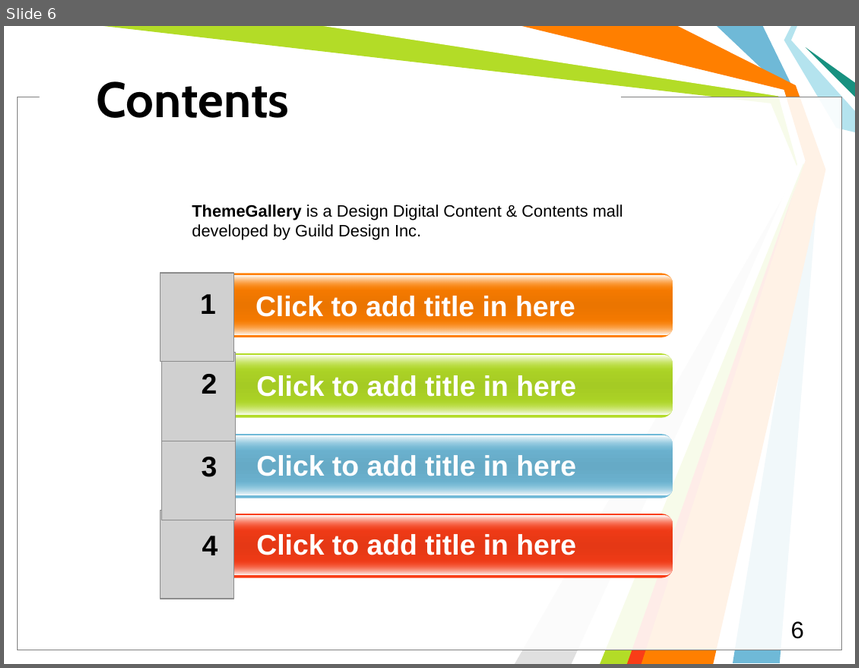
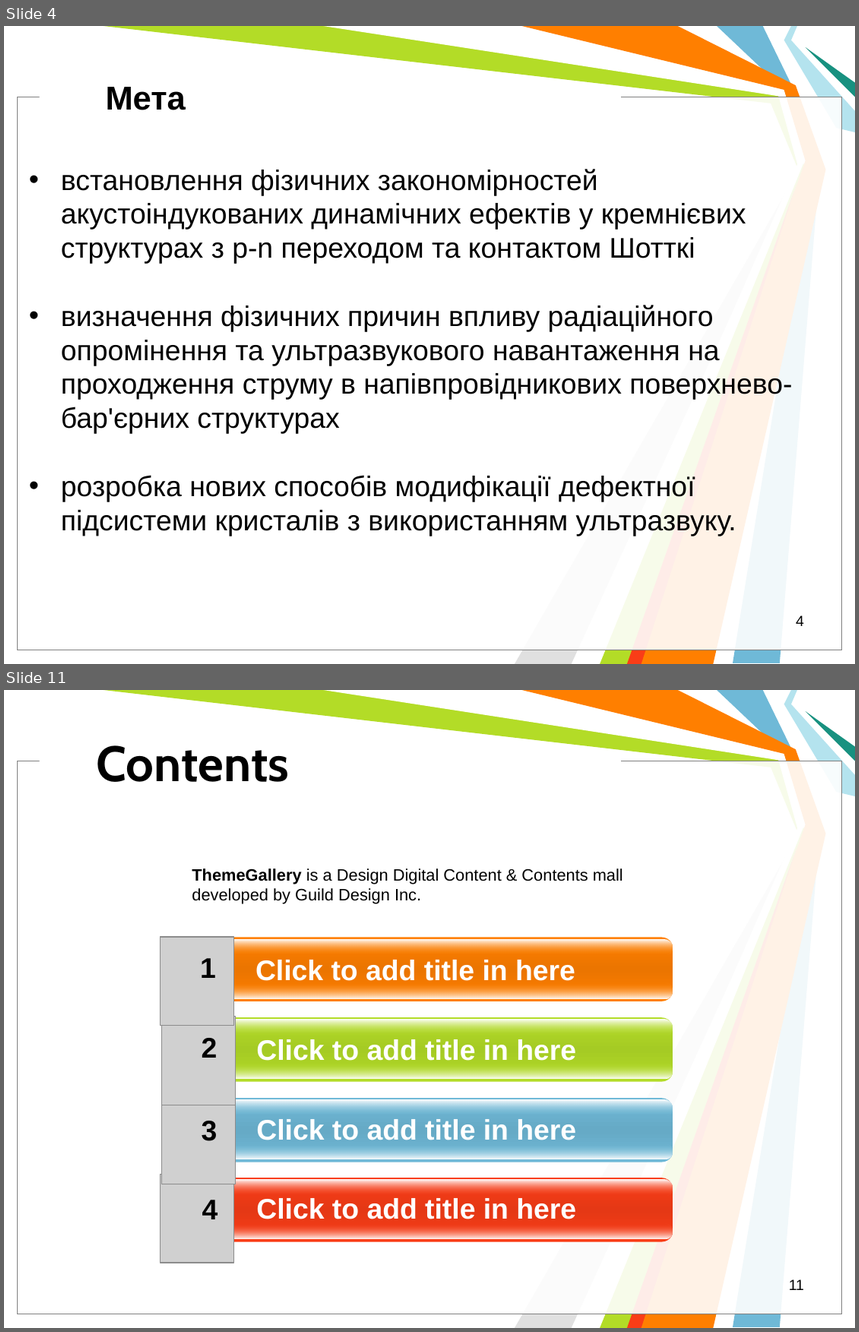
Before and after one commit to l432/Disser, a slide deck: Help/Dopovid/Olikh.ppt. Shown one above the other, each under a label of ours: slide 6 before the commit, slides 4 and 11 after it; the slides between them are not shown. The pictures are 859x668 and 859x1332 pixels, drawn with LibreOffice and Linux fonts; fonts in the diff are those of the drawing; grey boxes stand for pictures; background and template pictures are left out. Boxes give left, top, right and bottom in pixels: in the first picture for what was removed or moved away, otherwise in the second. Text is boxed around its words. In the diff, an @@ line names an element or a change of style, - is before the commit and + after.

```diff
--- a/Help/Dopovid/Olikh.ppt
+++ b/Help/Dopovid/Olikh.ppt
@@ slide 4 added at box(4, 26, 855, 664), background #FFFFFF; not listed: 11 template elements that a slide beside it also shows @@
@@ text added at box(106, 87, 186, 110), 28 pt, text #000000, bold @@
+Мета
@@ text added at box(61, 169, 792, 536), 24 pt, text #000000 @@
+• встановлення фізичних закономірностей акустоіндукованих динамічних ефектів у кремнієвих структурах з p-n переходом та контактом Шотткі
+• визначення фізичних причин впливу радіаційного опромінення та ультразвукового навантаження на проходження струму в напівпровідникових поверхнево-бар'єрних структурах
+• розробка нових способів модифікації дефектної підсистеми кристалів з використанням ультразвуку.
@@ page number added at box(796, 616, 804, 626), 12.5 pt, text #000000 @@
+4
@@ what was slide 6 is now slide 11 @@
@@ page number at box(789, 1280, 804, 1290): text changed; size 20 to 12.5 pt @@
-6
+11
```
Also in this commit, not shown: 11 slides changed, 6 other slides added, 2 slides removed, 9 other files.
